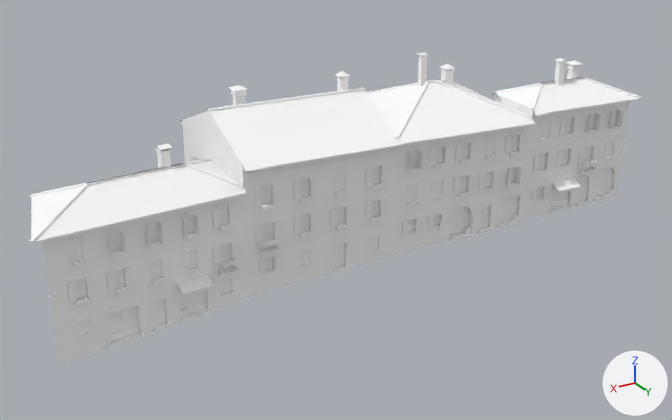
One commit to the glTF model games/yorimichi/assets/belmonte/meshes/SM_BM_BT_blk_24.glb: the scene before it, then after it.
Camera for both pictures: a 50 mm lens placed at (41.4, 69.1, 38.5), pointed at (0.8, 1.5, 4.7). Lighting does not change. The marker at lower right points along +X, +Y and +Z. The older version comes first. Vertices at exactly the same position are counted once.

In view in the first picture: 'SM_BM_BT_blk_24'.
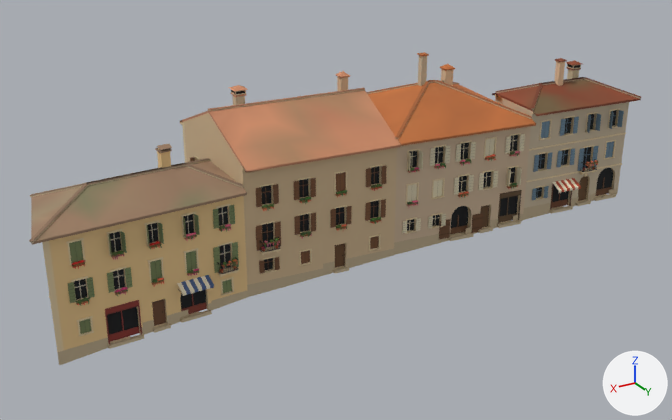
Location of each change, (x1, y1, x2, y2) in pixels of the pictures (672 x 420 px):
part 1 of me_sm_bt_blk_24, recoloured (white to beige)
    both: (29, 52, 641, 365)

The edits, one by one:
me_sm_bt_blk_24 has 14954 vertices, 17087 faces and spans x -28.9..29.1, y -9.5..9.7, z -1.1..17.7.
me_sm_bt_blk_24 is used by ob_sm_bm_bt_blk_24; location (0.0, 0.0, 0.0).
me_sm_bt_blk_24 part 1: 17087 faces centred in x -28.8..29.0, y -9.4..9.6, z -1.0..17.7 are repainted in the vertex colours; the middle colour goes from white #ffffff to beige #ccb598.
